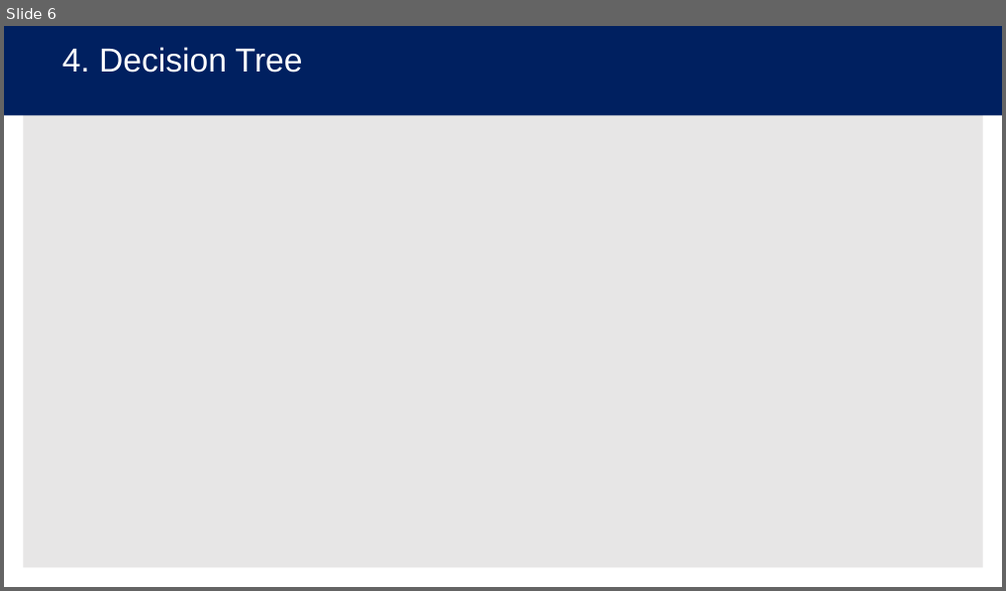
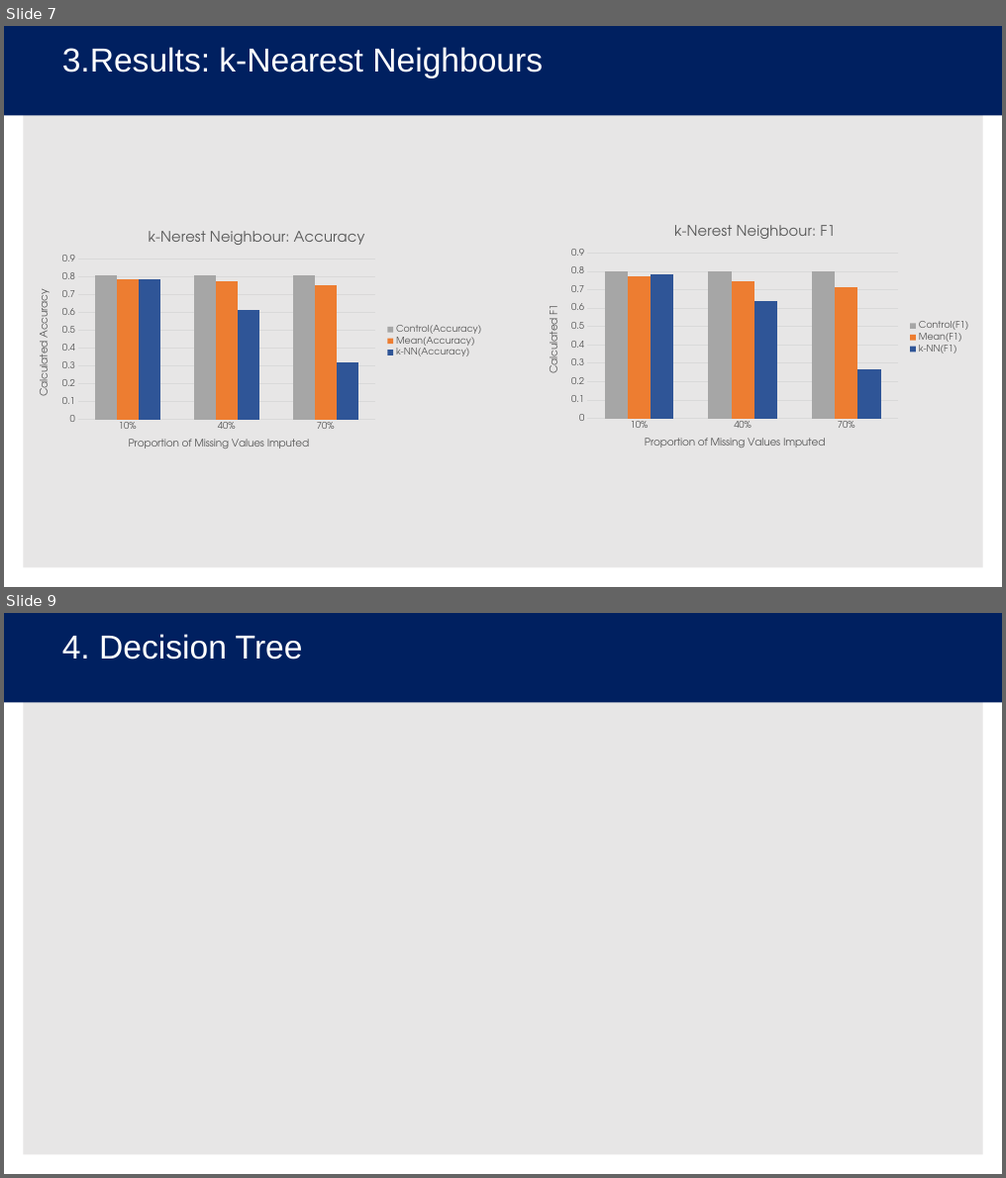
Before and after one commit to sver96/ds-group-42-pba-3, a slide deck: MEng_TaskB/Presentation/MengPresentationDraft.pptx. Shown one above the other, each under a label of ours: slide 6 before the commit, slides 7 and 9 after it; the slides between them are not shown. The pictures are 1006x591 and 1006x1178 pixels, drawn with LibreOffice and Linux fonts; fonts in the diff are those of the drawing. Boxes give left, top, right and bottom in pixels: in the first picture for what was removed or moved away, otherwise in the second. Text is boxed around its words. In the diff, an @@ line names an element or a change of style, - is before the commit and + after.

```diff
--- a/MEng_TaskB/Presentation/MengPresentationDraft.pptx
+++ b/MEng_TaskB/Presentation/MengPresentationDraft.pptx
@@ slide 7 added at bbox=[4, 26, 1002, 587], background #FFFFFF; not listed: 1 template element that a slide beside it also shows @@
@@ rectangle added at bbox=[4, 26, 1002, 116], fill #002060 @@
@@ title added at bbox=[62, 47, 543, 78], 32 pt, text #FFFFFF @@
+3.Results: k-Nearest Neighbours
@@ column chart added at bbox=[23, 218, 491, 465] @@
+title "k-Nerest Neighbour: Accuracy "
+categories: 0.1, 0.4, 0.7
+Control(Accuracy): 0.81, 0.81, 0.81
+Mean(Accuracy): 0.79, 0.77, 0.75
+k-NN(Accuracy): 0.78, 0.61, 0.32
@@ column chart added at bbox=[533, 212, 978, 464] @@
+title "k-Nerest Neighbour: F1 "
+categories: 0.1, 0.4, 0.7
+Control(F1): 0.8, 0.8, 0.8
+Mean(F1): 0.77, 0.75, 0.72
+k-NN(F1): 0.78, 0.64, 0.27
@@ what was slide 6 is now slide 9 @@
```
Also in this commit, not shown: 1 slide changed, 2 other slides added, 8 other files.
